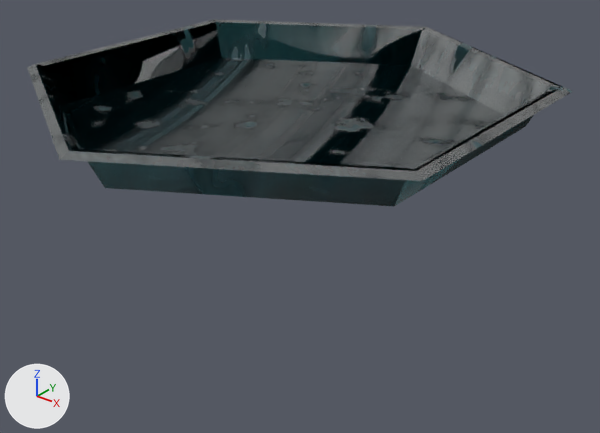
Before and after pictures for a commit that changed the glTF model src/modules/base/assets/deep-ocean.glb.
Rendered twice from a camera (50 mm lens) standing at (1.87, -2.26, 0.87) and looking at (0.07, -0.01, -0.53). Lighting does not change. The marker at lower left points along +X, +Y and +Z. The older version comes first. Where no turn or scale is listed for an object, it has been applied to the vertices. Vertices at exactly the same position are counted once.

The scene before the commit, as lines of its bpy script (objects in view):
```python
me_circle_001 = bpy.data.meshes.new('Circle.001')
me_circle_001.from_pydata(...)  # 24 vertices, 40 faces; spans x -0.87..0.87, y -1.0..1.0, z -0.06..0.09
me_circle_001.materials.append(mat_ocean_surf)
# before: 6 (-0.74, 0.43, -0.06) at pixel (221, 57), 7 (0.0, 0.86, -0.06) at pixel (411, 65), 8 (-0.74, -0.43, -0.06) at pixel (67, 103), 9 (0.0, -0.86, -0.06) at pixel (105, 188), 10 (0.74, -0.43, -0.06) at pixel (394, 206)
# before: 11 (0.74, 0.43, -0.06) at pixel (525, 126)
ob_water = bpy.data.objects.new('Water', me_circle_001)
ob_water.location = (0.0, 0.0, -0.072)
```
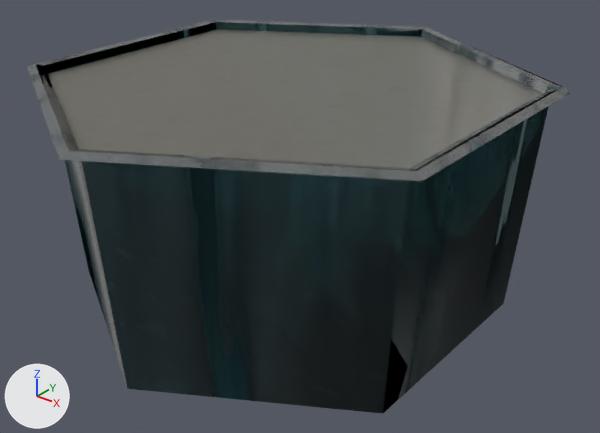
Changed parts and their boxes (x1, y1, x2, y2) in the pictures (600 x 433 px; the box of a moved part takes in the faces that stretch with it):
'Water', reshaped (111% taller): before (27, 19, 573, 206); after (27, 19, 573, 414)
'HexagonTile', added: after (48, 30, 542, 181)
part 1 of me_circle_001, moved or reshaped: before (44, 22, 552, 206); after (44, 22, 552, 414)

What changed in the scene script:
```text
Add img_garage_floor_nor_gl_4k:
    img_garage_floor_nor_gl_4k = load_image('garage_floor_nor_gl_4k', '_unpacked/garage_floor_nor_gl_4k', 256, 256, 'Non-Color')
Add img_sp_2k_roughness:
    img_sp_2k_roughness = load_image('SP_2K_Roughness', '_unpacked/SP_2K_Roughness', 256, 256, 'sRGB')
Add img_sp_2k_roughness_001:
    img_sp_2k_roughness_001 = load_image('SP_2K_Roughness.001', '_unpacked/SP_2K_Roughness.001', 256, 256, 'Non-Color')
Add mat_glass:
    mat_glass = bpy.data.materials.new('Glass')
    # colours: light grey #d2cec4
    # uses the picture img_garage_floor_nor_gl_4k
    # uses the picture img_sp_2k_roughness
    # uses the picture img_sp_2k_roughness_001
Change me_circle_001:
    used by ob_water; location = (0.0, 0.0, -0.072)
    remove me_circle_001.from_pydata(...)  # 24 vertices, 40 faces; spans x -0.87..0.87, y -1.0..1.0, z -0.06..0.09
    add me_circle_001.from_pydata(...)  # 24 vertices, 40 faces; spans x -0.87..0.87, y -1.0..1.0, z -0.8..0.09
    me_circle_001 part 1
    add for i in [*range(6, 12)]: me_circle_001.vertices[i].co += Vector((0.0, 0.0, -0.74))
Add me_circle:
    me_circle.from_pydata(...)  # 6 vertices, 4 faces; spans x -0.82..0.82, y -0.94..0.94, z 0.01
    me_circle.materials.append(mat_glass)
Add ob_hexagontile:
    ob_hexagontile = bpy.data.objects.new('HexagonTile', me_circle)
    ob_hexagontile.location = (0.001, -0.002, -0.036)
```
